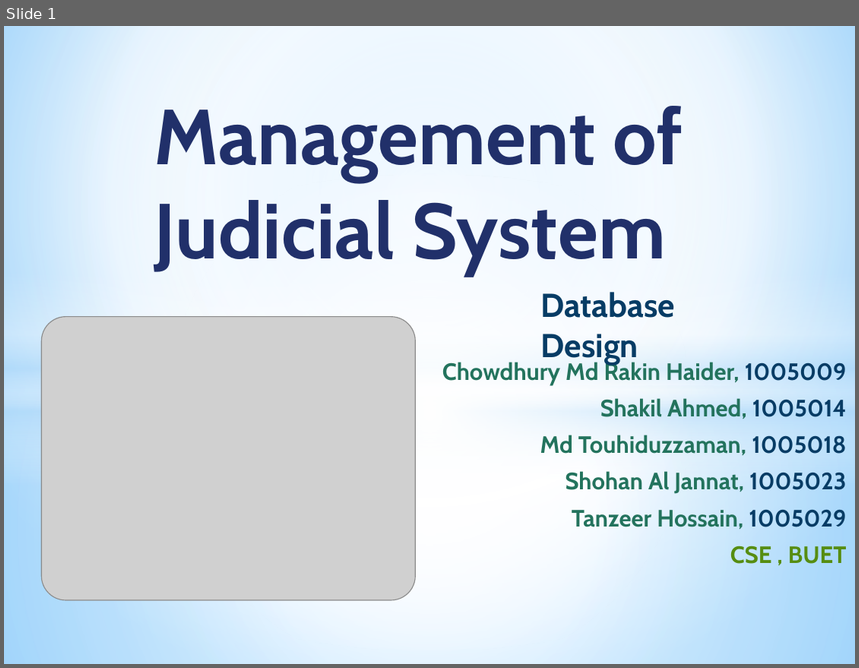
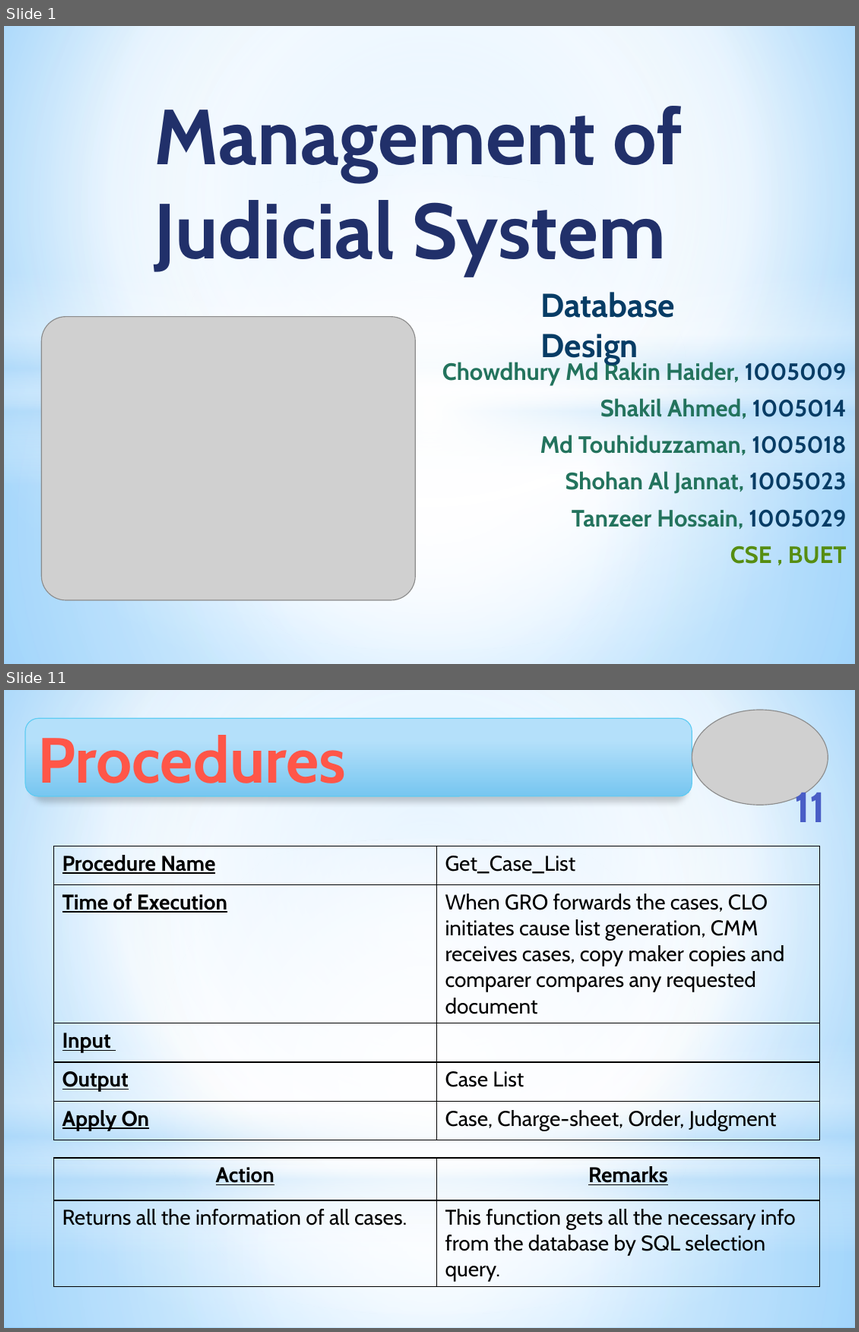
Before and after one commit to Touhid18/CSE308-Management_of_Judicial_System-1005009_1005014_1005018_1005023_1005029, a slide deck: ISD_Management_of_Judicial_System_DatabaseDesign.pptx. Shown one above the other, each under a label of ours: slide 1 before the commit, slides 1 and 11 after it; the slides between them are not shown. The pictures are 859x668 and 859x1332 pixels, drawn with LibreOffice and Linux fonts; fonts in the diff are those of the drawing; grey boxes stand for pictures. Boxes give left, top, right and bottom in pixels: in the first picture for what was removed or moved away, otherwise in the second. Text is boxed around its words. In the diff, an @@ line names an element or a change of style, - is before the commit and + after.

Commit message:
Database Design _ Trigger and procedure with the complete ERD is complete

```diff
--- a/ISD_Management_of_Judicial_System_DatabaseDesign.pptx
+++ b/ISD_Management_of_Judicial_System_DatabaseDesign.pptx
@@ slide 11 added at (4,690,855,1328), background gradient #9ED5FF to #FFFFFF to #5BB9FF @@
@@ rectangle added at (4,690,855,1165), fill gradient #FFFFFF to #B4DCFA @@
@@ picture added at (692,710,828,805) @@
@@ rounded rectangle added at (25,718,692,796), fill gradient #B1E2FD to #76C6F1, outline #5ECCF3 0.75 pt, 54 pt, text gradient #FF6155 to #FF5748 to #EF3718, bold @@
+Procedures
@@ page number added at (794,786,826,822), 36 pt, text gradient #717FD2 to #4A5EC6 to #324CB5 to #31479D to #30469A, bold @@
+11
@@ ellipse added at (4,839,855,1314), fill gradient #FFFFFF @@
@@ table added at (53,846,819,1138), 5 rows, 2 columns @@
+Procedure Name | Get_Case_List
+Time of Execution | When GRO forwards the cases, CLO initiates cause list generation, CMM receives cases, copy maker copies and comparer compares any requested document
+Input | 
+Output | Case List
+Apply On | Case, Charge-sheet, Order, Judgment
@@ rectangle added at (4,1040,855,1253), fill gradient #FFFFFF to #B4DCFA @@
@@ rectangle added at (4,1165,855,1328), fill gradient #FFFFFF to #B4DCFA @@
@@ table added at (53,1158,819,1286), 2 rows, 2 columns @@
+Action | Remarks
+Returns all the information of all cases. | This function gets all the necessary info from the database by SQL selection query.
```
Also in this commit, not shown: 14 other slides added, 3 slides removed, 1 other file.
